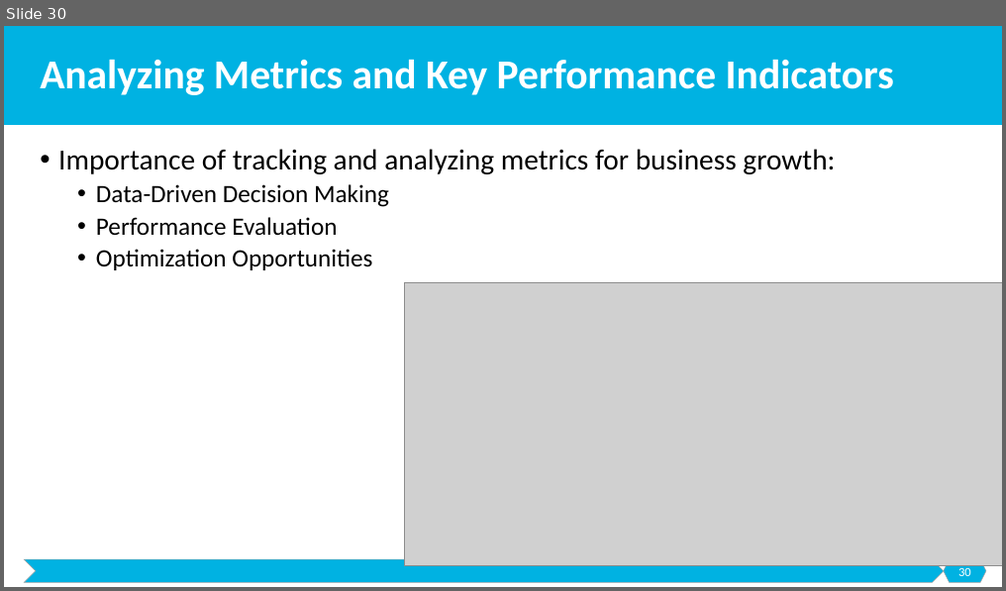
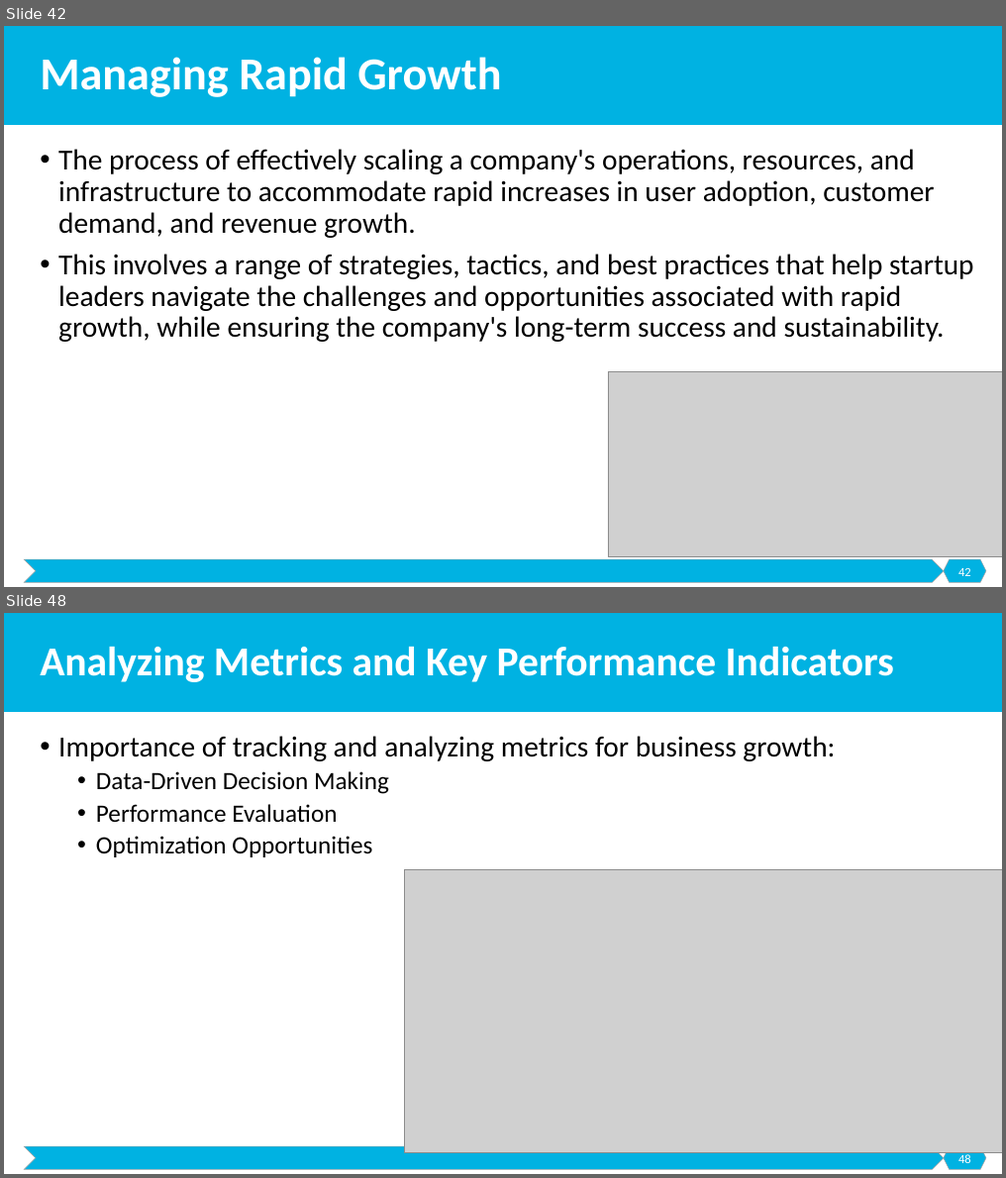
Before and after one commit to malenezi/malenezi, a slide deck: SE495/Lectures/6-Launching and Marketing/Launching and Marketing.pptx. Shown one above the other, each under a label of ours: slide 30 before the commit, slides 42 and 48 after it; the slides between them are not shown. The pictures are 1006x591 and 1006x1178 pixels, drawn with LibreOffice and Linux fonts; fonts in the diff are those of the drawing; grey boxes stand for pictures. Boxes give left, top, right and bottom in pixels: in the first picture for what was removed or moved away, otherwise in the second. Text is boxed around its words. In the diff, an @@ line names an element or a change of style, - is before the commit and + after.

```diff
--- a/SE495/Lectures/6-Launching and Marketing/Launching and Marketing.pptx
+++ b/SE495/Lectures/6-Launching and Marketing/Launching and Marketing.pptx
@@ slide 42 added at bbox=[4, 26, 1002, 587], background #FFFFFF; not listed: 3 template elements that a slide beside it also shows @@
@@ title added at bbox=[40, 57, 501, 97], 44 pt, text #FFFFFF, bold @@
+Managing Rapid Growth
@@ text added at bbox=[58, 149, 974, 342], 28 pt, text #000000 @@
+• The process of effectively scaling a company's operations, resources, and infrastructure to accommodate rapid increases in user adoption, customer demand, and revenue growth.
+• This involves a range of strategies, tactics, and best practices that help startup leaders navigate the challenges and opportunities associated with rapid growth, while ensuring the company's long-term success and sustainability.
@@ picture added at bbox=[608, 372, 1002, 558] @@
@@ page number added at bbox=[958, 569, 971, 576], 12 pt, text #FFFFFF @@
+42
@@ what was slide 30 is now slide 48 @@
@@ page number at bbox=[958, 1155, 971, 1163]: text changed @@
-30
+48
```
Also in this commit, not shown: 2 slides changed, 22 other slides added, 1 slide removed, 2 other files.
